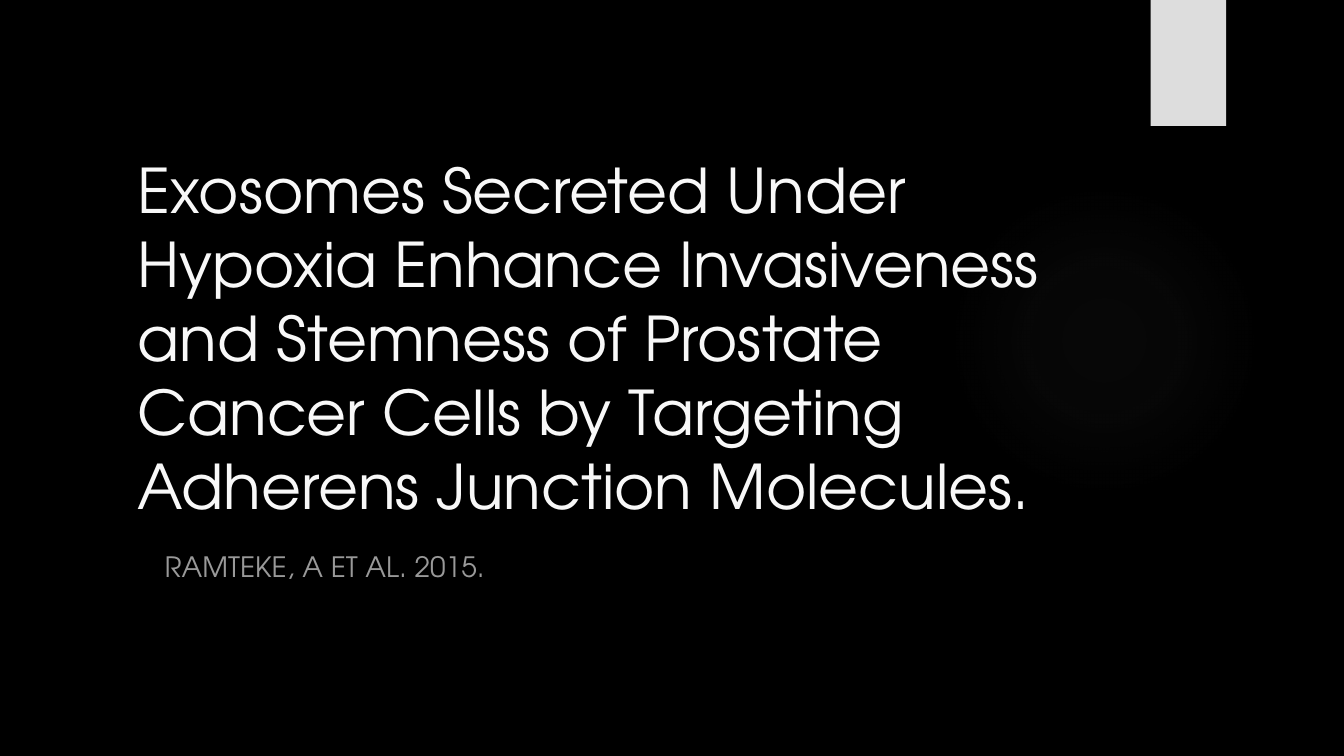
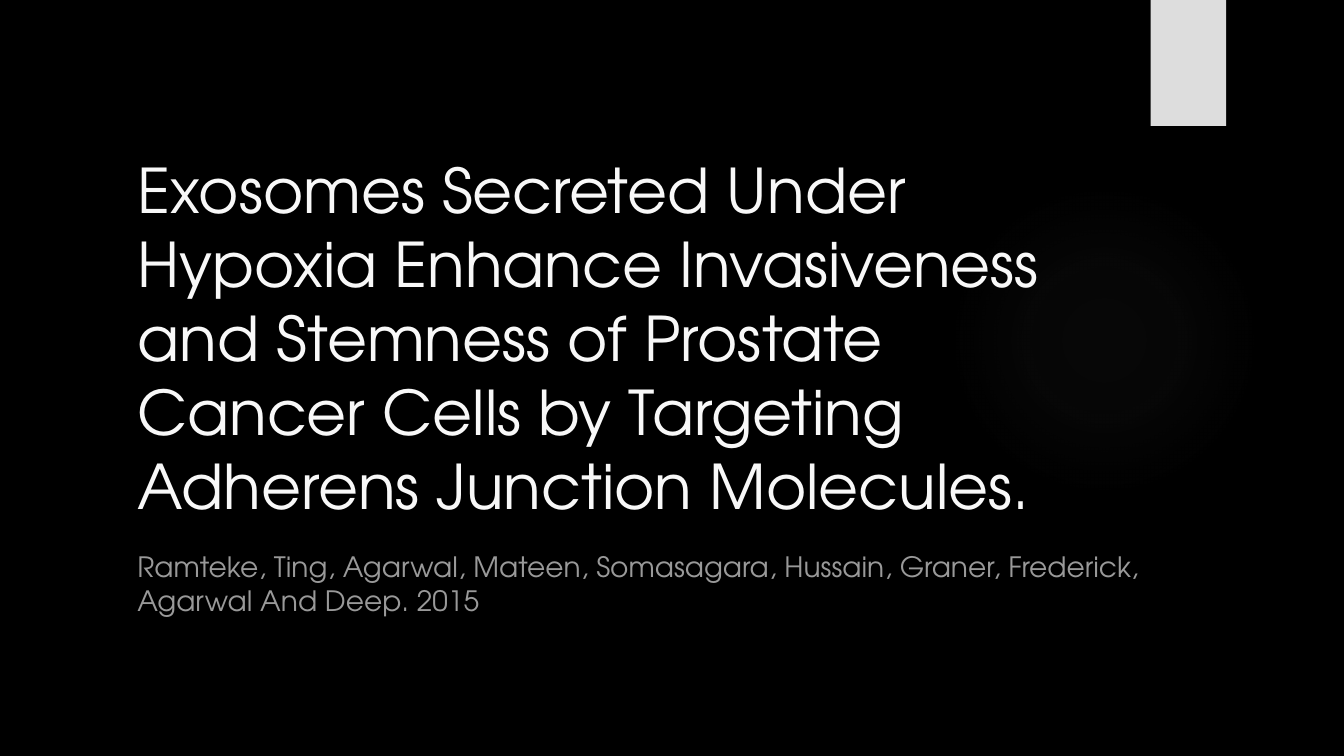
Before and after one commit to HarleyRobinson/Honours2, a slide deck: slide 1 of BackgroundInfo/JCslides.pptx. Drawn at 1344x756 pixels with LibreOffice and Linux fonts; fonts in the diff are those of the drawing; background and template pictures are left out. Boxes give left, top, right and bottom in pixels: in the first picture for what was removed or moved away, otherwise in the second. Text is boxed around its words. In the diff, an @@ line names an element or a change of style, - is before the commit and + after.

```diff
--- a/BackgroundInfo/JCslides.pptx
+++ b/BackgroundInfo/JCslides.pptx
@@ subtitle at (x1=137, y1=556, x2=1138, y2=617): text changed @@
-RAMTEKE, A ET AL. 2015.
+Ramteke, Ting, Agarwal, Mateen, Somasagara, Hussain, Graner, Frederick, Agarwal And Deep. 2015
```
Also in this commit, not shown: 6 other slides changed, 2 slides added, 2 other files.
